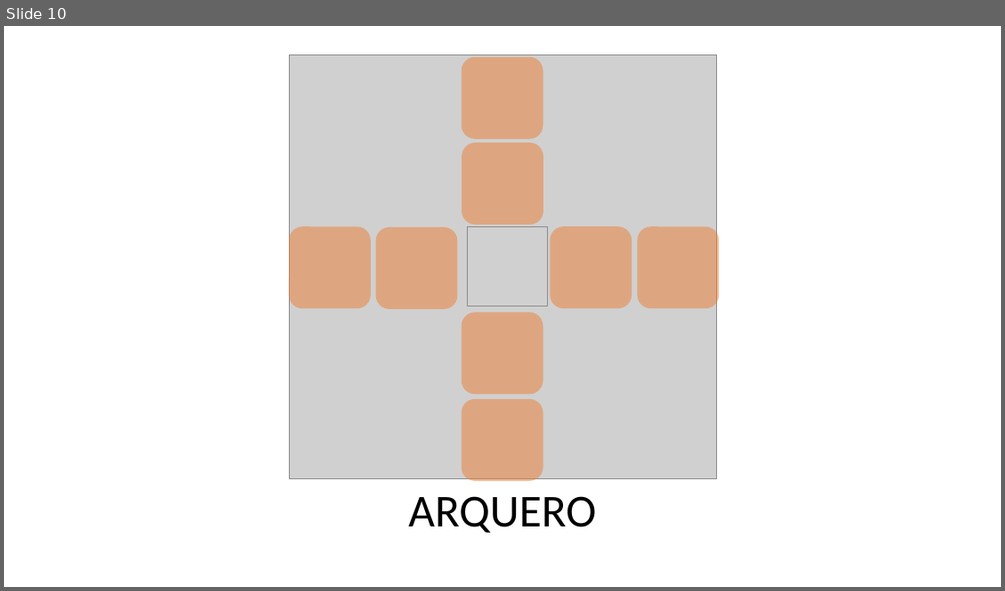
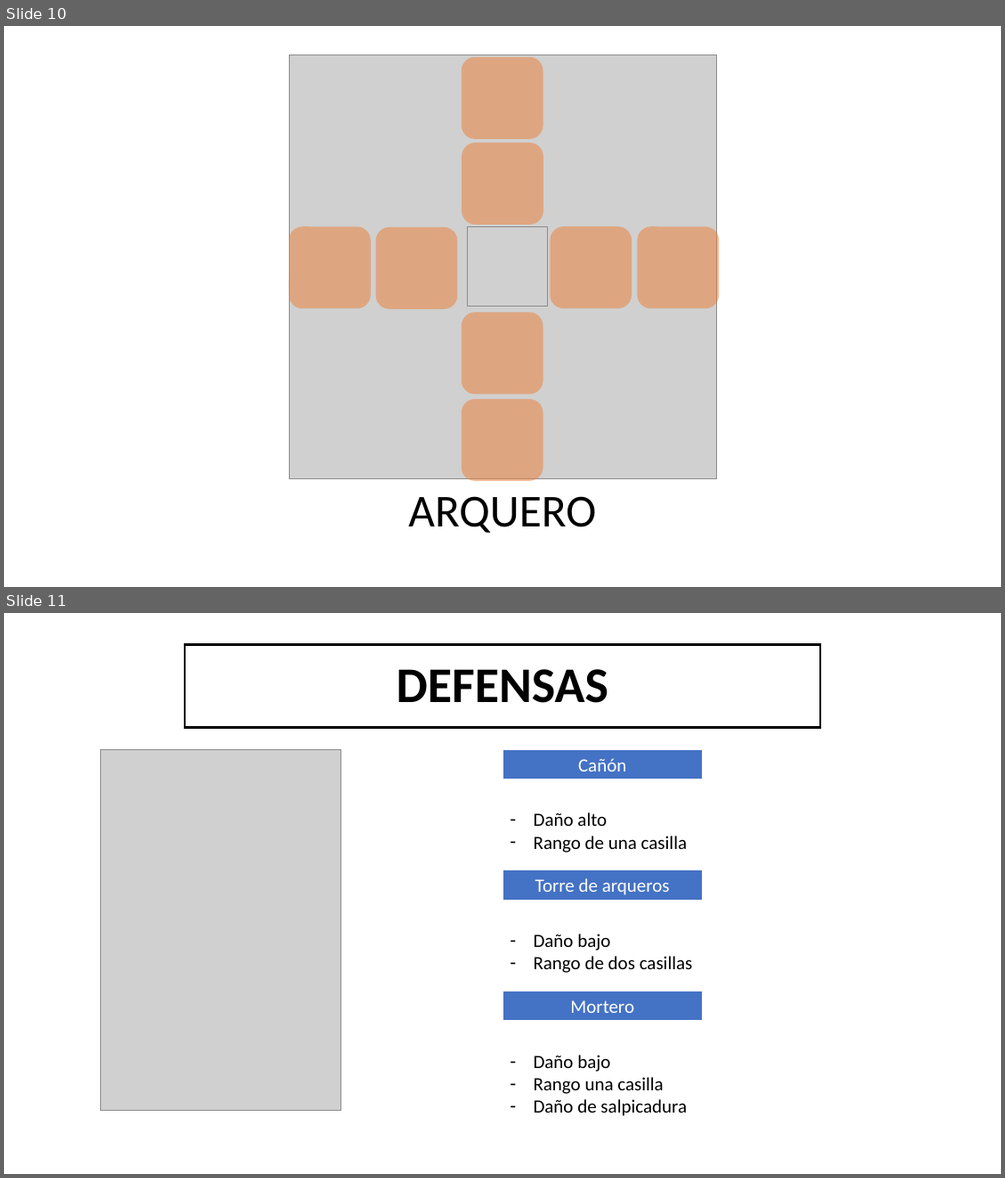
Before and after one commit to danielgsel/shiny-tribble, a slide deck: PresentacionH1/TRIBES.pptx. Shown one above the other, each under a label of ours: slide 10 before the commit, slides 10 and 11 after it. The pictures are 1005x591 and 1005x1178 pixels, drawn with LibreOffice and Linux fonts; fonts in the diff are those of the drawing; grey boxes stand for pictures. Boxes give left, top, right and bottom in pixels: in the first picture for what was removed or moved away, otherwise in the second. Text is boxed around its words. In the diff, an @@ line names an element or a change of style, - is before the commit and + after.

```diff
--- a/PresentacionH1/TRIBES.pptx
+++ b/PresentacionH1/TRIBES.pptx
@@ slide 11 added at (4,613,1001,1174), background #FFFFFF @@
@@ title added at (185,644,821,728), fill #FFFFFF at 10% opacity, outline #000000 2 pt, 48 pt, text #000000, bold @@
+DEFENSAS
@@ picture added at (100,749,341,1111) @@
@@ rectangle added at (502,749,703,779), fill #4472C4, outline #FFFFFF 1.5 pt, 18 pt, text #FFFFFF @@
+Cañón
@@ text added at (534,812,687,852), 18 pt, text #000000 @@
+– Daño alto
+– Rango de una casilla
@@ rectangle added at (502,870,703,900), fill #4472C4, outline #FFFFFF 1.5 pt, 18 pt, text #FFFFFF @@
+Torre de arqueros
@@ text added at (534,933,693,973), 18 pt, text #000000 @@
+– Daño bajo
+– Rango de dos casillas
@@ rectangle added at (502,990,703,1021), fill #4472C4, outline #FFFFFF 1.5 pt, 18 pt, text #FFFFFF @@
+Mortero
@@ text added at (534,1054,687,1116), 18 pt, text #000000 @@
+– Daño bajo
+– Rango una casilla
+– Daño de salpicadura
```
Also in this commit, not shown: 1 slide changed, 4 other slides added, 1 slide removed, 6 other files.
